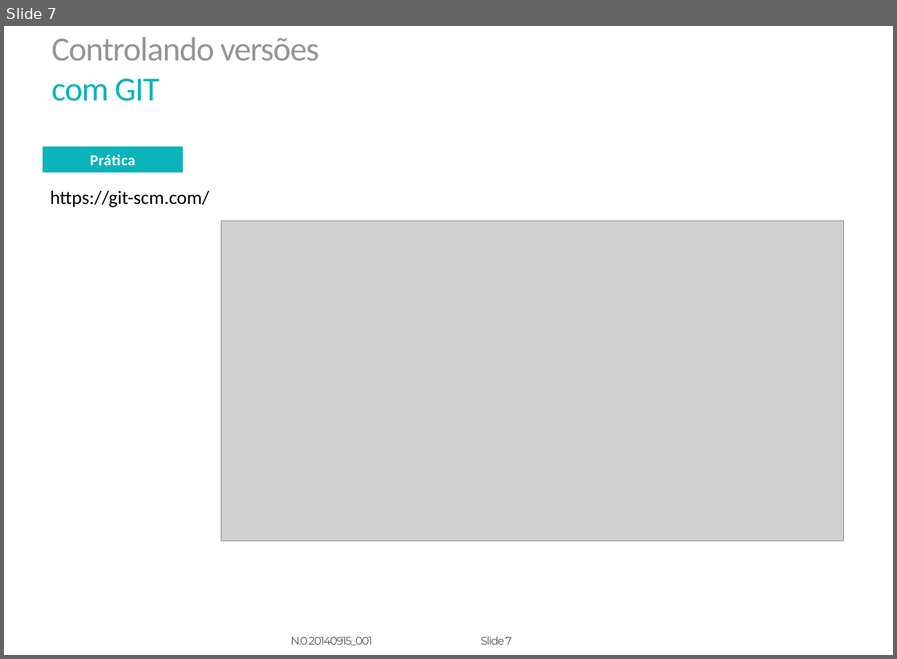
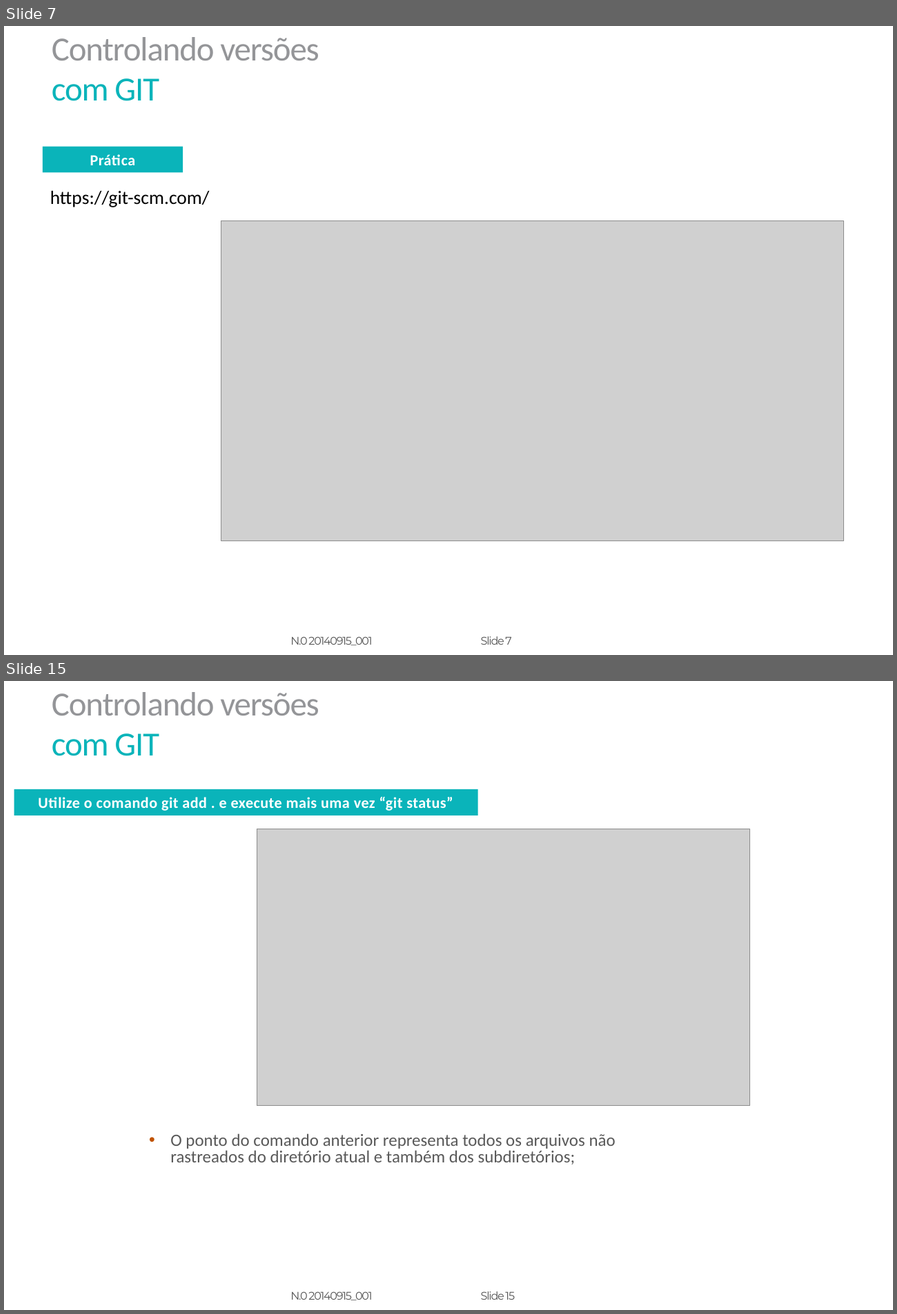
Before and after one commit to caused/git-workshop, a slide deck: Slides.pptx. Shown one above the other, each under a label of ours: slide 7 before the commit, slides 7 and 15 after it; the slides between them are not shown. The pictures are 897x659 and 897x1314 pixels, drawn with LibreOffice and Linux fonts; fonts in the diff are those of the drawing; grey boxes stand for pictures; background and template pictures are left out. Boxes give left, top, right and bottom in pixels: in the first picture for what was removed or moved away, otherwise in the second. Text is boxed around its words. In the diff, an @@ line names an element or a change of style, - is before the commit and + after.

Commit message:
Adicionando slides sobre: inicializar um repositorio e rastrear arquivos

```diff
--- a/Slides.pptx
+++ b/Slides.pptx
@@ slide 15 added at box(4, 681, 893, 1310), background picture (left out); not listed: 4 template elements that a slide beside it also shows @@
@@ rectangle added at box(14, 790, 477, 816), fill #0AB4BA, 14.5 pt, text #FFFFFF, bold @@
+Utilize o comando git add . e execute mais uma vez “git status”
@@ picture added at box(257, 829, 750, 1107) @@
@@ text added at box(170, 1134, 615, 1165), 16.3 pt, text #595959 @@
+• O ponto do comando anterior representa todos os arquivos não rastreados do diretório atual e também dos subdiretórios;
```
Also in this commit, not shown: 9 other slides added.
